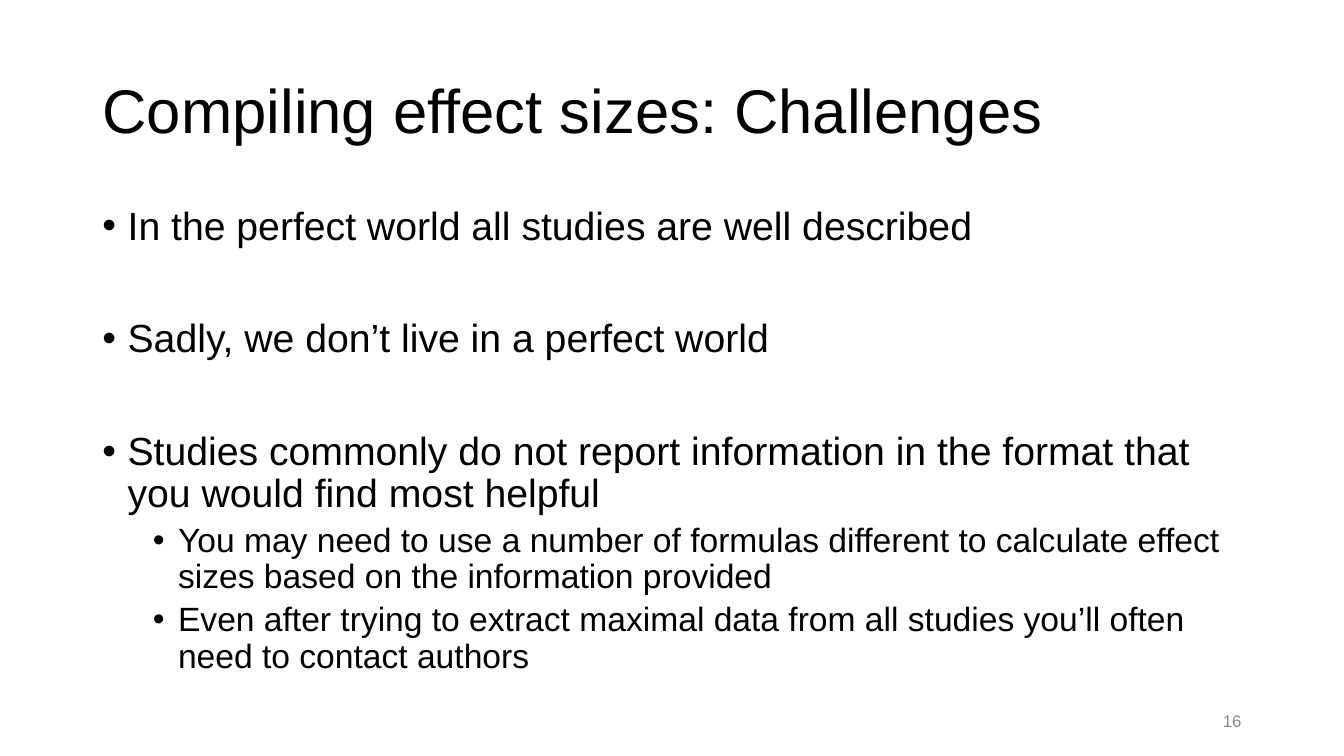
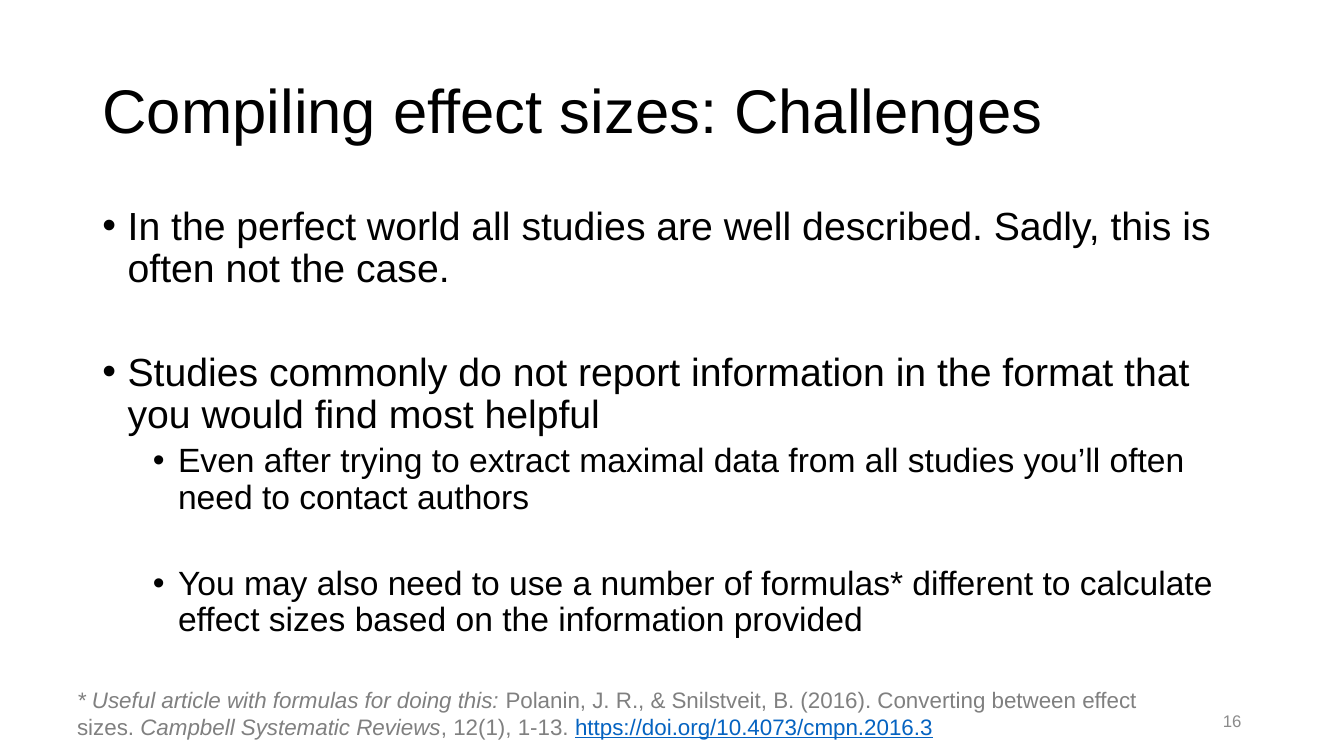
Before and after one commit to tmober/meta-workshop, a slide deck: slide 17 of 02_Intro_Meta-analysis_2021-07-06.pptx. Drawn at 1344x756 pixels with LibreOffice and Linux fonts; fonts in the diff are those of the drawing. Boxes give left, top, right and bottom in pixels: in the first picture for what was removed or moved away, otherwise in the second. Text is boxed around its words. In the diff, an @@ line names an element or a change of style, - is before the commit and + after.

```diff
--- a/02_Intro_Meta-analysis_2021-07-06.pptx
+++ b/02_Intro_Meta-analysis_2021-07-06.pptx
@@ text at (128, 211, 1210, 283): text changed @@
-• In the perfect world all studies are well described
-• Sadly, we don’t live in a perfect world
+• In the perfect world all studies are well described. Sadly, this is often not the case.
@@ text at (178, 527, 1220, 595): paragraph removed @@
-  • You may need to use a number of formulas different to calculate effect sizes based on the information provided
@@ text at (178, 570, 1213, 638): paragraph added @@
+  • You may also need to use a number of formulas* different to calculate effect sizes based on the information provided
@@ text added at (77, 692, 1136, 740), 16 pt, text #808080 @@
+* Useful article with formulas for doing this: Polanin, J. R., & Snilstveit, B. (2016). Converting between effect sizes. Campbell Systematic Reviews, 12(1), 1-13. https://doi.org/10.4073/cmpn.2016.3
```
Also in this commit, not shown: 7 other slides changed, 1 slide added, 2 other files.
